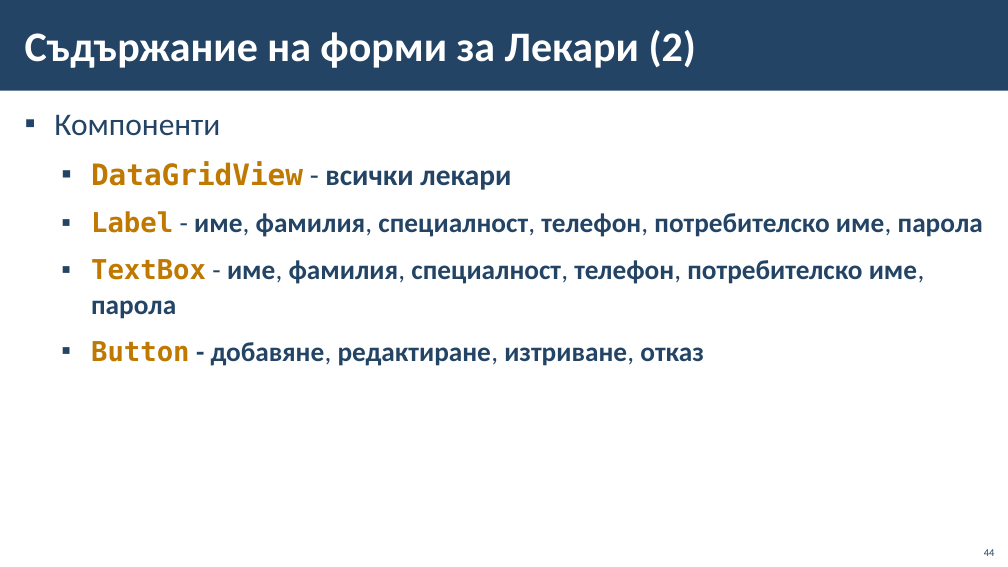
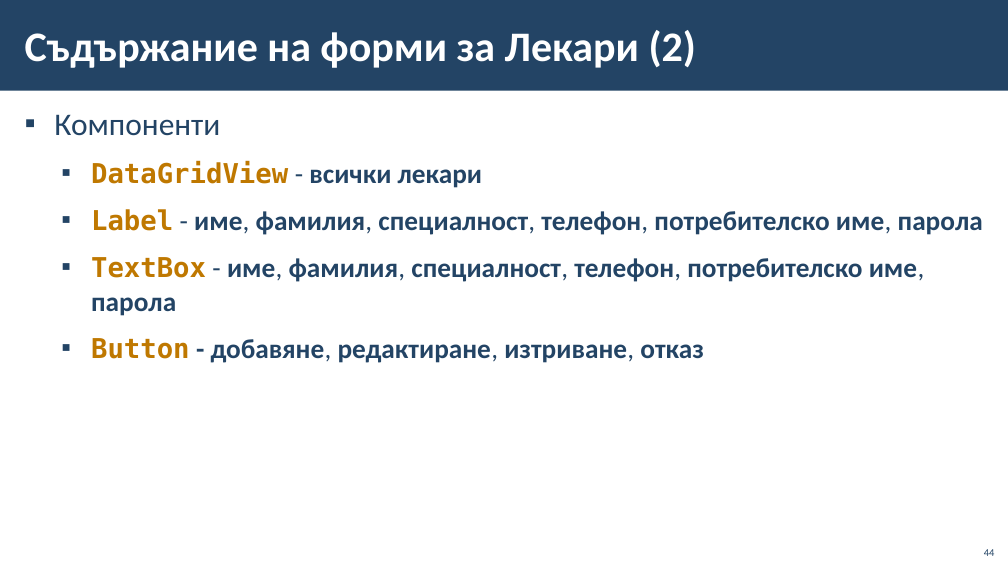
Before and after one commit to BG-IT-Edu/School-Programming, a slide deck: slide 44 of Courses/Software-Sciences/Module-4-Information-Systems-New/12-Implementation-of-Information-System/12-Implementation-of-Information-System-Third-Part.pptx. Drawn at 1008x567 pixels with LibreOffice and Linux fonts; fonts in the diff are those of the drawing; background and template pictures are left out. Boxes give left, top, right and bottom in pixels: in the first picture for what was removed or moved away, otherwise in the second. Text is boxed around its words. In the diff, an @@ line names an element or a change of style, - is before the commit and + after.

```diff
--- a/Courses/Software-Sciences/Module-4-Information-Systems-New/12-Implementation-of-Information-System/12-Implementation-of-Information-System-Third-Part.pptx
+++ b/Courses/Software-Sciences/Module-4-Information-Systems-New/12-Implementation-of-Information-System/12-Implementation-of-Information-System-Third-Part.pptx
@@ text at (91, 161, 483, 188): size 28 to 26 pt in "DataGridView - всички лекари" @@
```
Also in this commit, not shown: 11 other slides changed.
